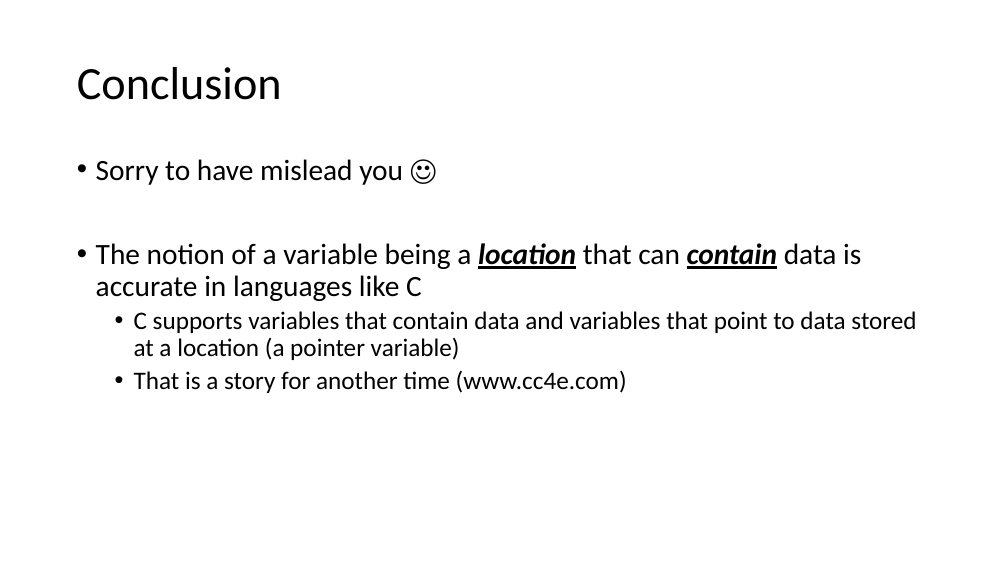
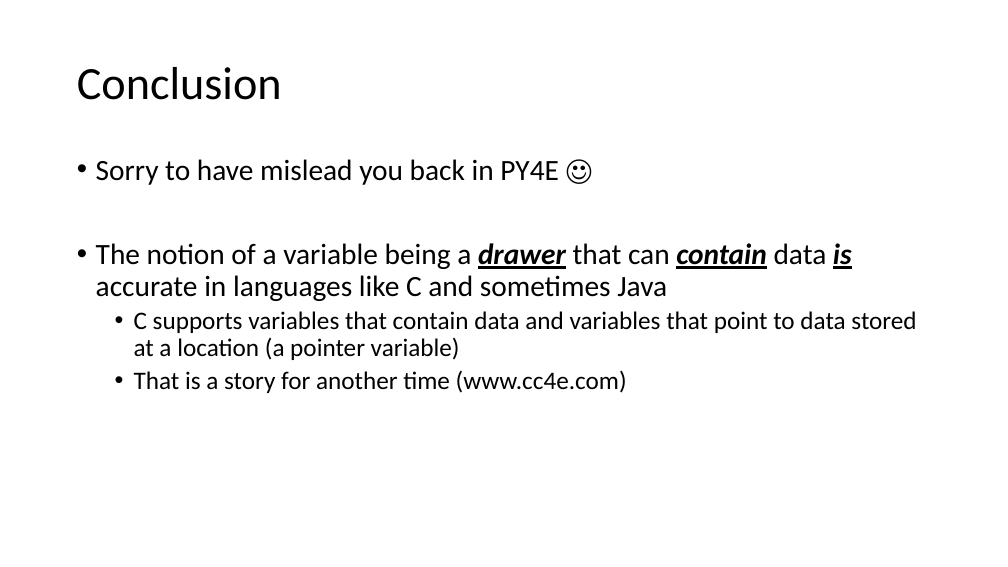
Before and after one commit to csev/dj4e, a slide deck: slide 11 of lectures/PY-01-Variables.pptx. Drawn at 1008x567 pixels with LibreOffice and Linux fonts; fonts in the diff are those of the drawing. Boxes give left, top, right and bottom in pixels: in the first picture for what was removed or moved away, otherwise in the second. Text is boxed around its words. In the diff, an @@ line names an element or a change of style, - is before the commit and + after.

Commit message:
Updates

```diff
--- a/lectures/PY-01-Variables.pptx
+++ b/lectures/PY-01-Variables.pptx
@@ text at [96, 159, 852, 301]: text changed @@
-• Sorry to have mislead you ☺
-• The notion of a variable being a location that can contain data is accurate in languages like C
+• Sorry to have mislead you back in PY4E ☺
+• The notion of a variable being a drawer that can contain data is accurate in languages like C and sometimes Java
```
Also in this commit, not shown: 3 other slides changed.
